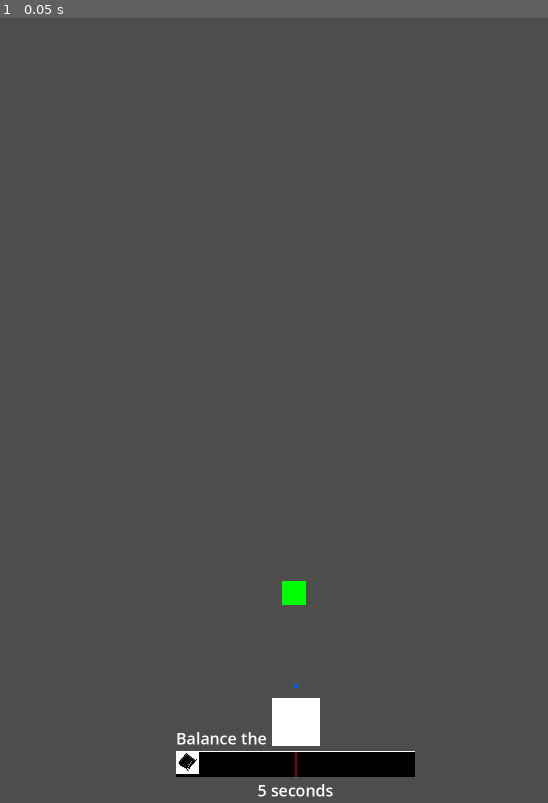
Above: before the commit, frame 1.
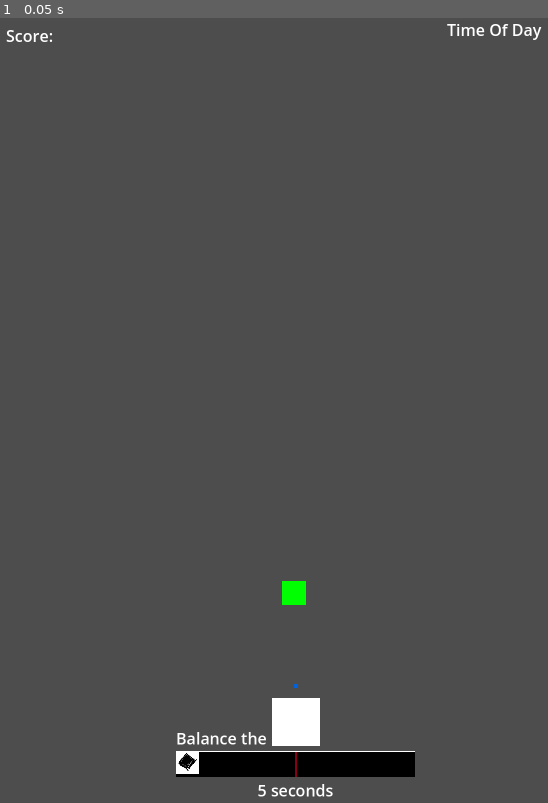
Above: after the commit, the same moment.

Repository: AndrewJDGalga/ggj2024
Game: Godot game, scene res://levels/testaj.tscn
The game is run twice, just before and just after one commit, with the same random seed, the same clock (stepped at 60 frames per second) and the same inputs. The project has no main scene, so this scene is started directly.
Inputs:
- Up to frame 1 (0.05 s): no input

The runs differ from the first frame. In frame 1, 0.2% of the frame differs, in the area x 1-99%, y 0-4%.
Error in both runs: Invalid call to function 'start' in base 'VBoxContainer (BalanceMeter.gd)'. Expected 1 arguments. (res://entities/curtis.gd:72)

Commit message:
implement score and rarity to itemdata

Diff:
--- a/entities/curtis.tscn
+++ b/entities/curtis.tscn
@@ -45,5 +45,4 @@
 offset_bottom = 154.0
 scale = Vector2(0.5, 0.5)
 
-[connection signal="successful_landing" from="fishing_lure" to="." method="_on_fishing_lure_successful_landing"]
 [connection signal="animation_finished" from="AnimationPlayer" to="." method="_on_animation_player_animation_finished"]
--- a/items/ItemData.gd
+++ b/items/ItemData.gd
@@ -5,5 +5,7 @@
 @export var item_name:String
 @export var item_desc:String
 @export var item_texture:Texture2D
+@export var score:int
+@export var rarity:int
 
 var item_weight:int
--- a/items/Salmon.tres
+++ b/items/Salmon.tres
@@ -1,10 +1,9 @@
-[gd_resource type="Resource" script_class="StaticItemData" load_steps=3 format=3 uid="uid://dhke5qpi5pd0n"]
+[gd_resource type="Resource" script_class="ItemData" load_steps=2 format=3 uid="uid://dhke5qpi5pd0n"]
 
-[ext_resource type="Texture2D" uid="uid://vlh1uirlb4kh" path="res://UI/Icons/MeterPoint.png" id="1_37grm"]
 [ext_resource type="Script" path="res://items/ItemData.gd" id="1_ueawb"]
 
 [resource]
 script = ExtResource("1_ueawb")
-ItemName = "Salmon"
-ItemDescription = "A tasty fish"
-ItemTexture = ExtResource("1_37grm")
+item_name = ""
+item_desc = ""
+score = 25
--- a/levels/testaj.tscn
+++ b/levels/testaj.tscn
@@ -6,6 +6,7 @@
 
 [node name="TestAJ" type="Node2D"]
 script = ExtResource("1_nvk7h")
+lure_y_limit = null
 
 [node name="waterTest" type="ColorRect" parent="."]
 visible = false
@@ -32,3 +33,17 @@
 [node name="fishing_zone" parent="." instance=ExtResource("3_6qolk")]
 position = Vector2(307, 584)
 ease_rating = 5
+
+[node name="ScoreUI" type="RichTextLabel" parent="."]
+offset_left = 19.0
+offset_top = 15.0
+offset_right = 148.0
+offset_bottom = 65.0
+text = "Score: "
+
+[node name="TimeOfDayText" type="RichTextLabel" parent="."]
+offset_left = 460.0
+offset_top = 9.0
+offset_right = 589.0
+offset_bottom = 59.0
+text = "Time Of Day"
